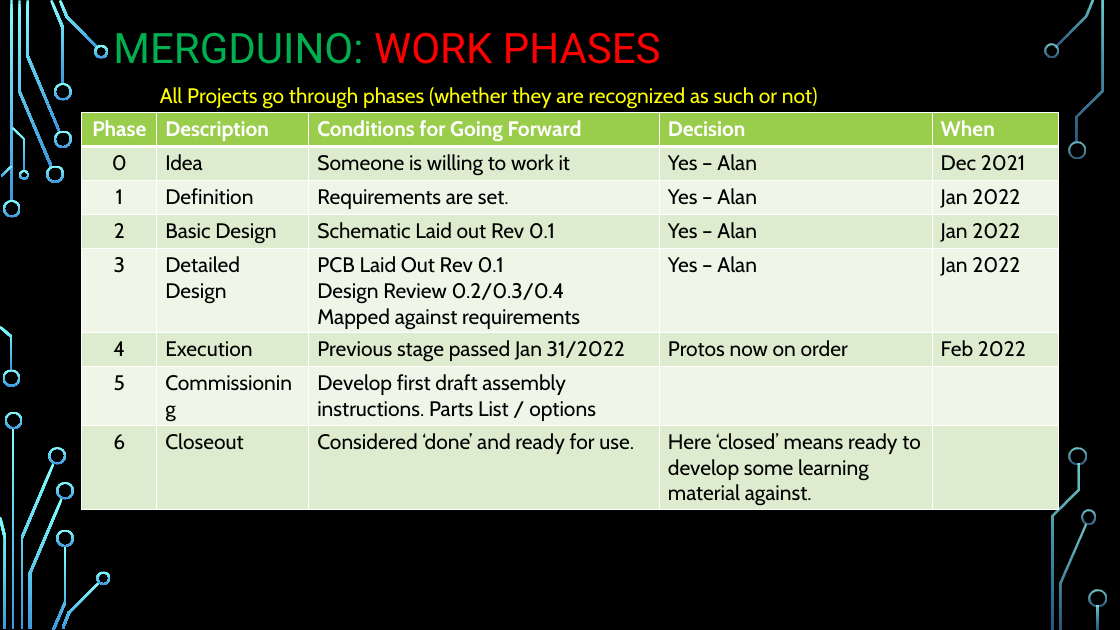
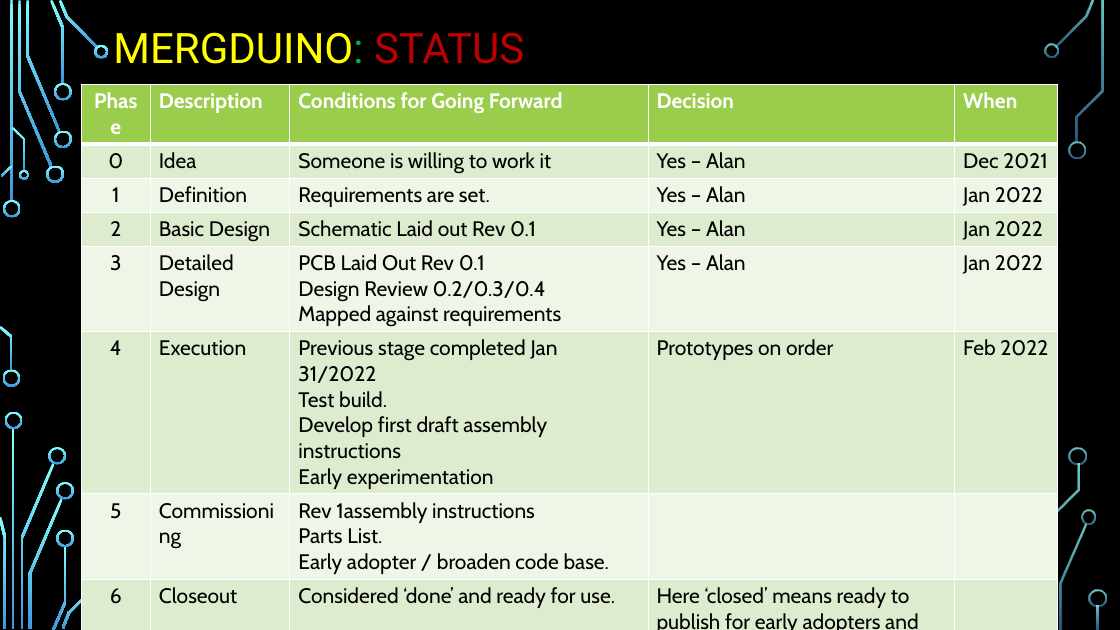
Before and after one commit to Alan-Lomax/MERG-SIG-Presentations, a slide deck: slide 8 of Practical Arduino - Ground Up.pptx. Drawn at 1120x630 pixels with LibreOffice and Linux fonts; fonts in the diff are those of the drawing; background and template pictures are left out. Boxes give left, top, right and bottom in pixels: in the first picture for what was removed or moved away, otherwise in the second. Text is boxed around its words. In the diff, an @@ line names an element or a change of style, - is before the commit and + after.

```diff
--- a/Practical Arduino - Ground Up.pptx
+++ b/Practical Arduino - Ground Up.pptx
@@ title at [113, 32, 524, 64]: text changed; text colour #00B050 to #FFFF00 @@
-MERGDUINO: WORK PHASES
+MERGDUINO: STATUS
@@ table at [81, 84, 1058, 630] @@
-row 6, column 3: Previous stage passed Jan 31/2022
+row 6, column 3: Previous stage completed Jan 31/2022 / Test build. / Develop first draft assembly instructions / Early experimentation
-row 6, column 4: Protos now on order
+row 6, column 4: Prototypes on order
-row 7, column 3: Develop first draft assembly instructions. Parts List / options
+row 7, column 3: Rev 1assembly instructions / Parts List. / Early adopter / broaden code base.
-row 8, column 4: Here ‘closed’ means ready to develop some learning material against.
+row 8, column 4: Here ‘closed’ means ready to publish for early adopters and develop learning material against.
@@ table: place and size @@
-table at [82, 112, 1058, 510]
+table at [81, 84, 1058, 630]
@@ text removed at [160, 87, 818, 109] @@
-All Projects go through phases (whether they are recognized as such or not)
```
Also in this commit, not shown: 7 other slides changed, 1 slide added.
